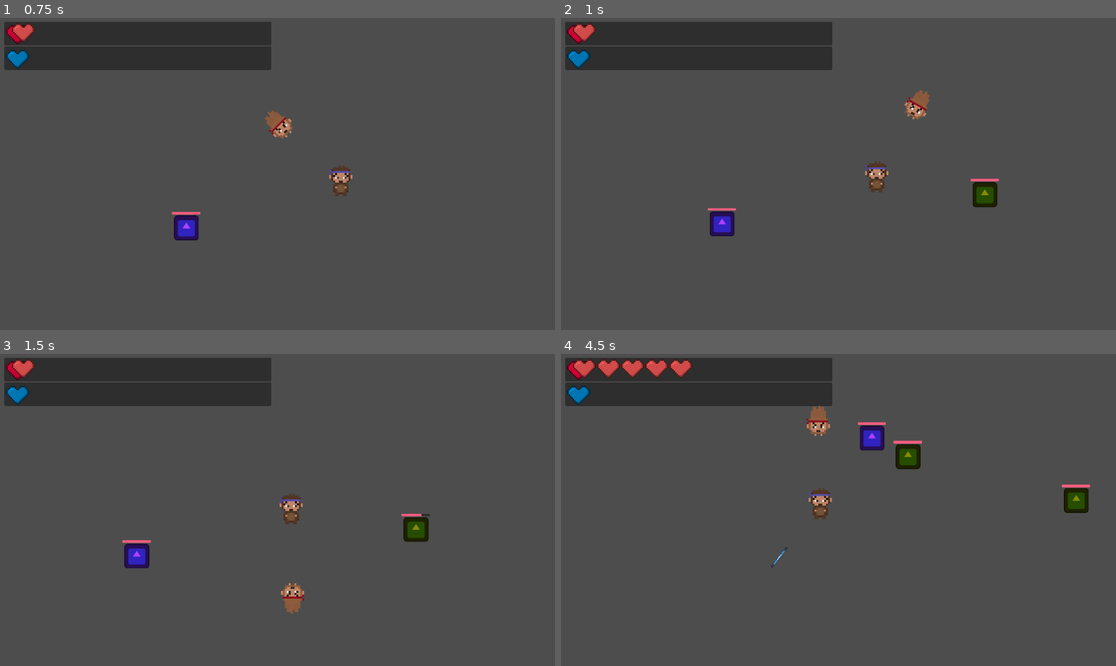
Above: before the commit, frames 1-4 (two rows, left to right).
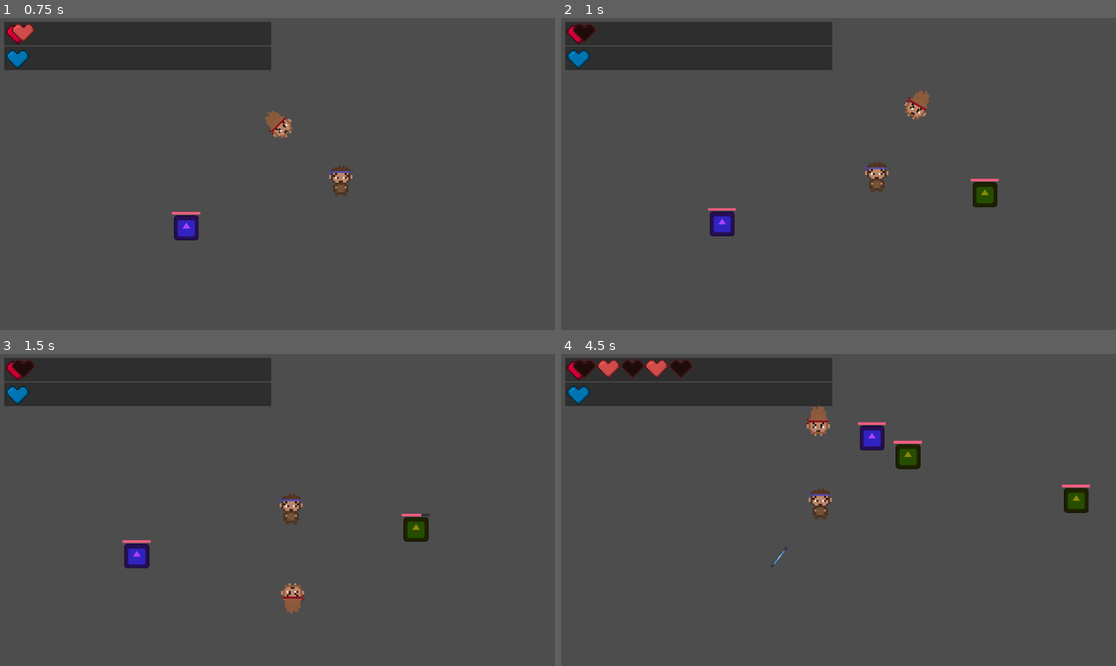
Above: after the commit, the same moments.

Repository: arrowira/cookiejam4
Game: Godot game, scene res://scenes/main.tscn
The game is run twice, just before and just after one commit, with the same random seed, the same clock (stepped at 60 frames per second) and the same inputs. The engine's default icon, where the game draws it, is replaced by a stand-in: a white triangle on a blue panel in a dark square.
Inputs:
- Up to frame 1 (0.75 s): tap Space (space) at 0.6 s
- Up to frame 2 (1 s): tap K (k, bound only after the commit) at 0.8 s
- Up to frame 3 (1.5 s): tap K (k, bound only after the commit) at 1.35 s
- Up to frame 4 (4.5 s): tap Space (space) at 1.55, 2.1, 3.05, 3.6 s; tap K (k, bound only after the commit) at 2.3, 2.85, 3.8, 4.35 s

Frame 1 is identical in both runs. In frame 2, 0.1% of the frame differs, in the area x 2-7%, y 2-8%; in frame 3, 0.1%; in frame 4, 0.4%, in the area x 2-24%, y 2-8%.

Commit message:
take damage UI

Diff:
--- a/cookie-jam-4/project.godot
+++ b/cookie-jam-4/project.godot
@@ -22,3 +22,8 @@
 "events": [Object(InputEventKey,"resource_local_to_scene":false,"resource_name":"","device":-1,"window_id":0,"alt_press …(191 unchanged characters)…
 ]
 }
+k={
+"deadzone": 0.2,
+"events": [Object(InputEventKey,"resource_local_to_scene":false,"resource_name":"","device":-1,"window_id":0,"alt_pressed":false,"shift_pressed":false,"ctrl_pressed":false,"meta_pressed":false,"pressed":false,"keycode":0,"physical_keycode":75,"key_label":0,"unicode":107,"location":0,"echo":false,"script":null)
+]
+}
--- a/cookie-jam-4/scripts/HeartManager.gd
+++ b/cookie-jam-4/scripts/HeartManager.gd
@@ -4,6 +4,7 @@
 var hearts = []
 var pRHeart = preload("res://scenes/red_heart.tscn")
 var pBHeart = preload("res://scenes/blue_heart.tscn")
+var health = 0
 
 func addHeart(color):
 	var heart
@@ -13,8 +14,18 @@
 		heart = pBHeart.instantiate()
 	heart.position = Vector2(len(hearts)*50 + 40, position.y+10)
 	hearts.append(heart)
+	health += 1
 	add_child(heart)
+
+func takeDamage():
+	health -= 1
+	flipHeart(health,1)
+
+func flipHeart(index, bit):
+	hearts[index].frame = bit
 
 func _process(delta: float) -> void:
 	if Input.is_action_just_pressed("space"):
 		addHeart("red")
+	if Input.is_action_just_pressed("k"):
+		takeDamage()
